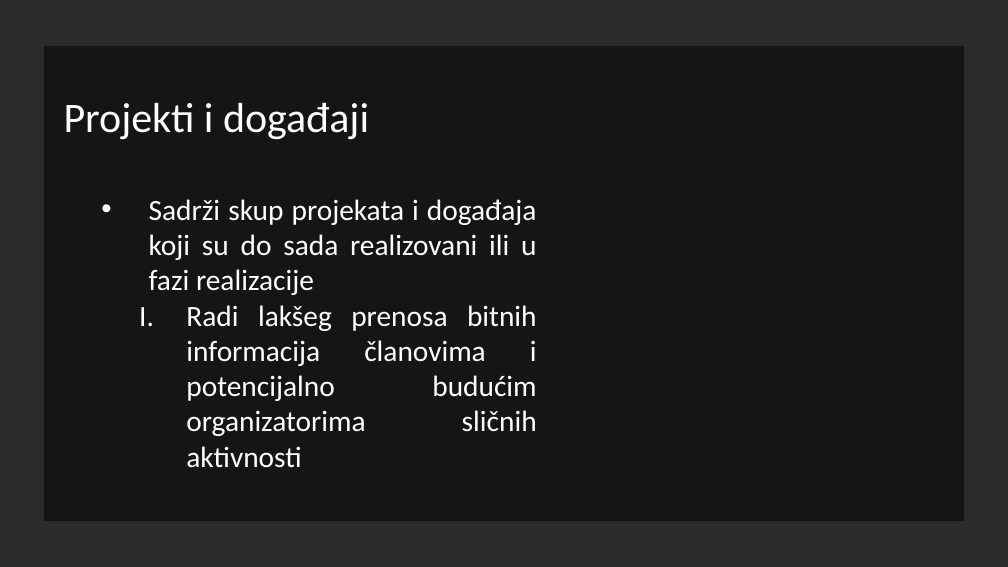
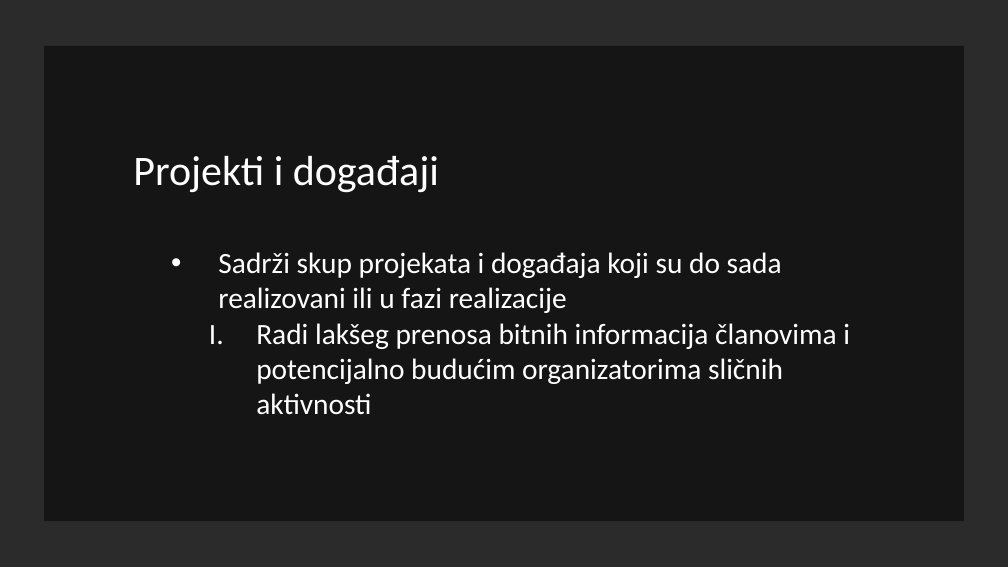
Before and after one commit to Maki94/portal, a slide deck: slide 4 of Dokumentacija/Tim za SWE - Portal studentske organizacije.pptx. Drawn at 1008x567 pixels with LibreOffice and Linux fonts; fonts in the diff are those of the drawing; background and template pictures are left out; a plain dark background stands for a picture behind light text. Boxes give left, top, right and bottom in pixels: in the first picture for what was removed or moved away, otherwise in the second. Text is boxed around its words. In the diff, an @@ line names an element or a change of style, - is before the commit and + after.

```diff
--- a/Dokumentacija/Tim za SWE - Portal studentske organizacije.pptx
+++ b/Dokumentacija/Tim za SWE - Portal studentske organizacije.pptx
@@ text "Projekti i događaji": place and size @@
-text "Projekti i događaji" at [64,103,537,468]
+text "Projekti i događaji" at [133,156,850,415]
@@ text "Projekti i događaji" at [133,156,850,415]: alignment justified to left @@
```
Also in this commit, not shown: 6 other slides changed, 2 slides added, 1 slide removed, 5 other files.
